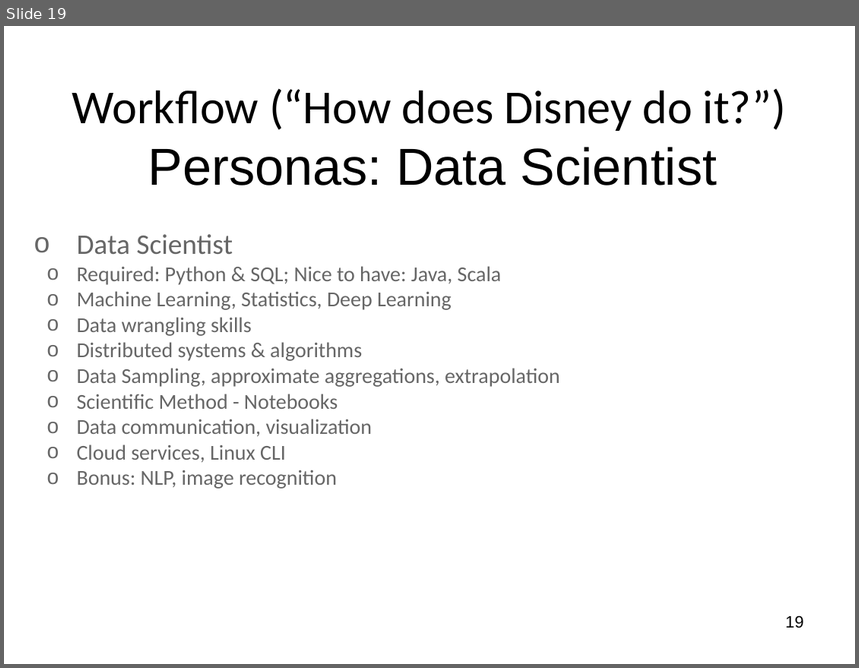
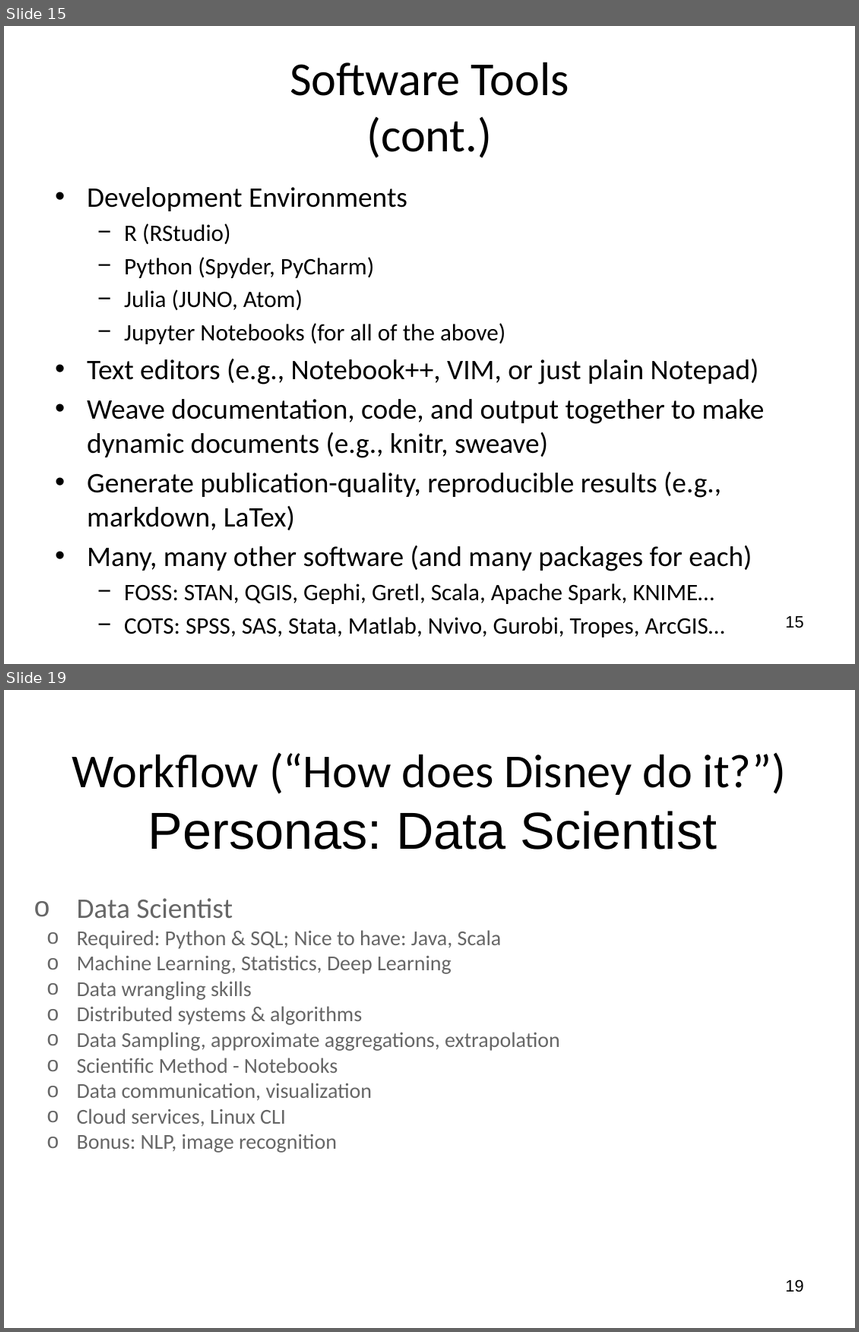
Before and after one commit to wsphd/datajam2018, a slide deck: dj2018.odp. Shown one above the other, each under a label of ours: slide 19 before the commit, slides 15 and 19 after it; the slides between them are not shown. The pictures are 859x668 and 859x1332 pixels, drawn with LibreOffice and Linux fonts; fonts in the diff are those of the drawing. Boxes give left, top, right and bottom in pixels: in the first picture for what was removed or moved away, otherwise in the second. Text is boxed around its words. In the diff, an @@ line names an element or a change of style, - is before the commit and + after.

```diff
--- a/dj2018.odp
+++ b/dj2018.odp
@@ slide 15 added at (4,26,855,664), background #FFFFFF @@
@@ title added at (290,62,569,158), 40 pt, text #000000 @@
+Software Tools
+(cont.)
@@ text added at (87,187,765,638), 24 pt, text #000000 @@
+• Development Environments
+  − R (RStudio)
+  − Python (Spyder, PyCharm)
+  − Julia (JUNO, Atom)
+  − Jupyter Notebooks (for all of the above)
+• Text editors (e.g., Notebook++, VIM, or just plain Notepad)
+• Weave documentation, code, and output together to make dynamic documents (e.g., knitr, sweave)
+• Generate publication-quality, reproducible results (e.g., markdown, LaTex)
+• Many, many other software (and many packages for each)
+  − FOSS: STAN, QGIS, Gephi, Gretl, Scala, Apache Spark, KNIME…
+  − COTS: SPSS, SAS, Stata, Matlab, Nvivo, Gurobi, Tropes, ArcGIS…
@@ page number added at (785,617,804,629), 14 pt, text #000000 @@
+15
```
Also in this commit, not shown: 8 slides changed, 3 other slides added, 10 slides removed, 1 other file.
